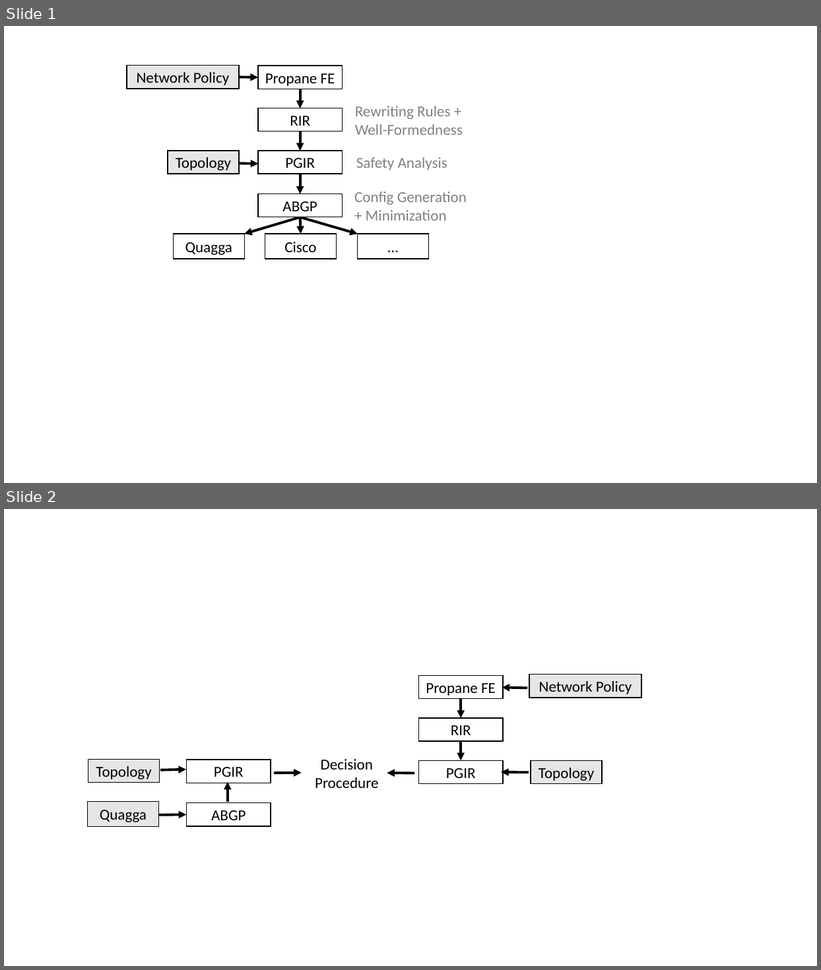
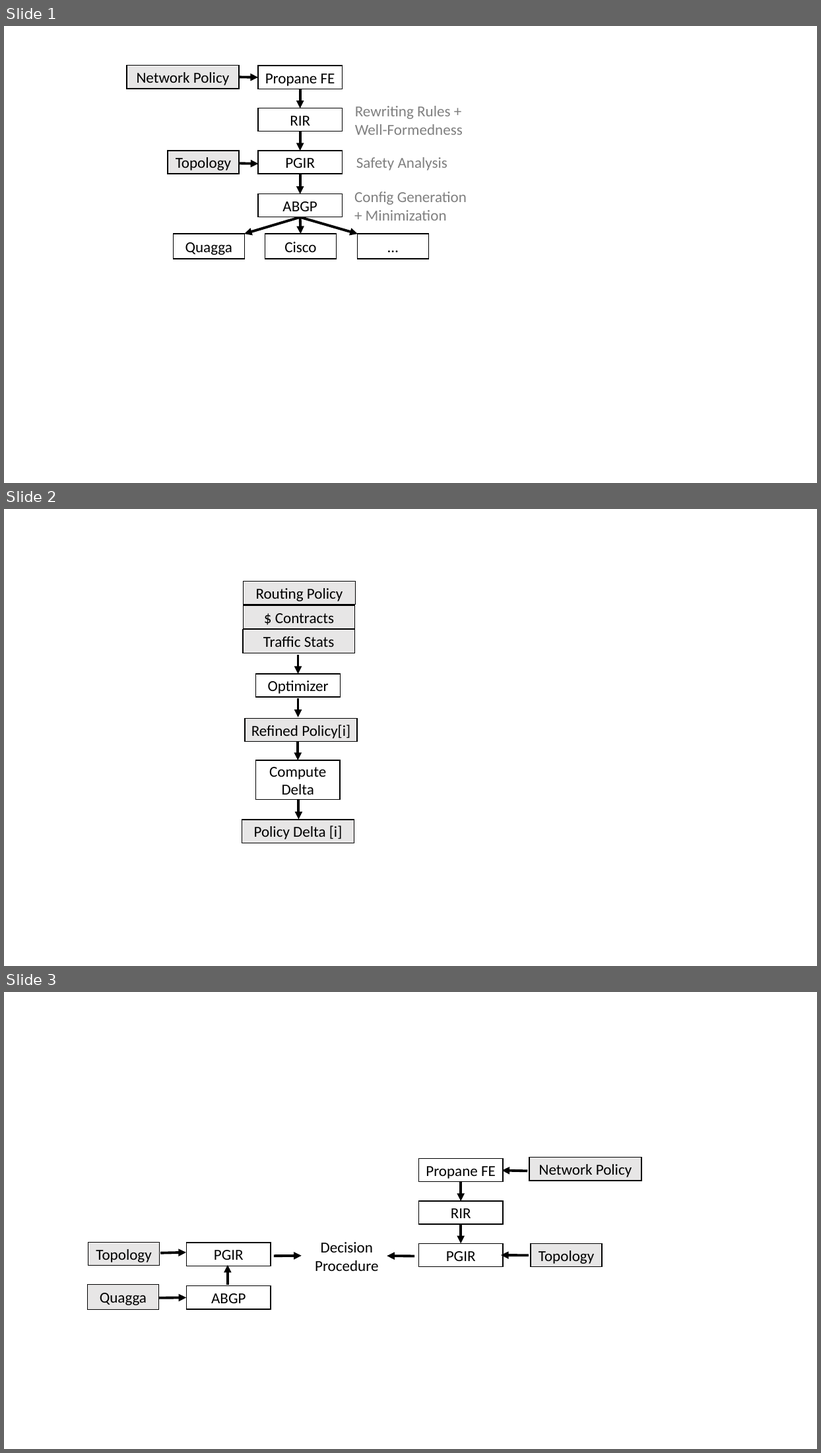
Before and after one commit to princedpw/nsf-propane-2016, a slide deck: Prop/figures/drawings.pptx. Shown one above the other, each under a label of ours: slides 1 and 2 before the commit, slides 1, 2 and 3 after it. The pictures are 821x970 and 821x1453 pixels, drawn with LibreOffice and Linux fonts; fonts in the diff are those of the drawing. Boxes give left, top, right and bottom in pixels: in the first picture for what was removed or moved away, otherwise in the second. Text is boxed around its words. In the diff, an @@ line names an element or a change of style, - is before the commit and + after.

```diff
--- a/Prop/figures/drawings.pptx
+++ b/Prop/figures/drawings.pptx
@@ slide 2 added at <box>4,509,817,966</box>, background #FFFFFF @@
@@ rectangle added at <box>243,581,355,604</box>, fill #E7E6E6, outline #000000 1 pt, 18 pt, text #000000 @@
+Routing Policy
@@ rectangle added at <box>243,605,355,628</box>, fill #E7E6E6, outline #000000 1 pt, 18 pt, text #000000 @@
+$ Contracts
@@ rectangle added at <box>243,630,355,653</box>, fill #E7E6E6, outline #000000 1 pt, 18 pt, text #000000 @@
+Traffic Stats
@@ arrow added from (298, 655) to (298, 674), #000000 3 pt @@
@@ rectangle added at <box>256,674,340,698</box>, fill #FFFFFF, outline #000000 1 pt, 18 pt, text #000000 @@
+Optimizer
@@ arrow added from (298, 698) to (298, 718), #000000 3 pt @@
@@ rectangle added at <box>245,718,357,741</box>, fill #E7E6E6, outline #000000 1 pt, 18 pt, text #000000 @@
+Refined Policy[i]
@@ arrow added from (298, 741) to (298, 760), #000000 3 pt @@
@@ rectangle added at <box>256,760,340,800</box>, fill #FFFFFF, outline #000000 1 pt, 18 pt, text #000000 @@
+Compute Delta
@@ arrow added from (298, 801) to (298, 819), #000000 3 pt @@
@@ rectangle added at <box>242,820,354,843</box>, fill #E7E6E6, outline #000000 1 pt, 18 pt, text #000000 @@
+Policy Delta [i]
@@ what was slide 2 is now slide 3 @@
```
Also in this commit, not shown: 3 other files.
